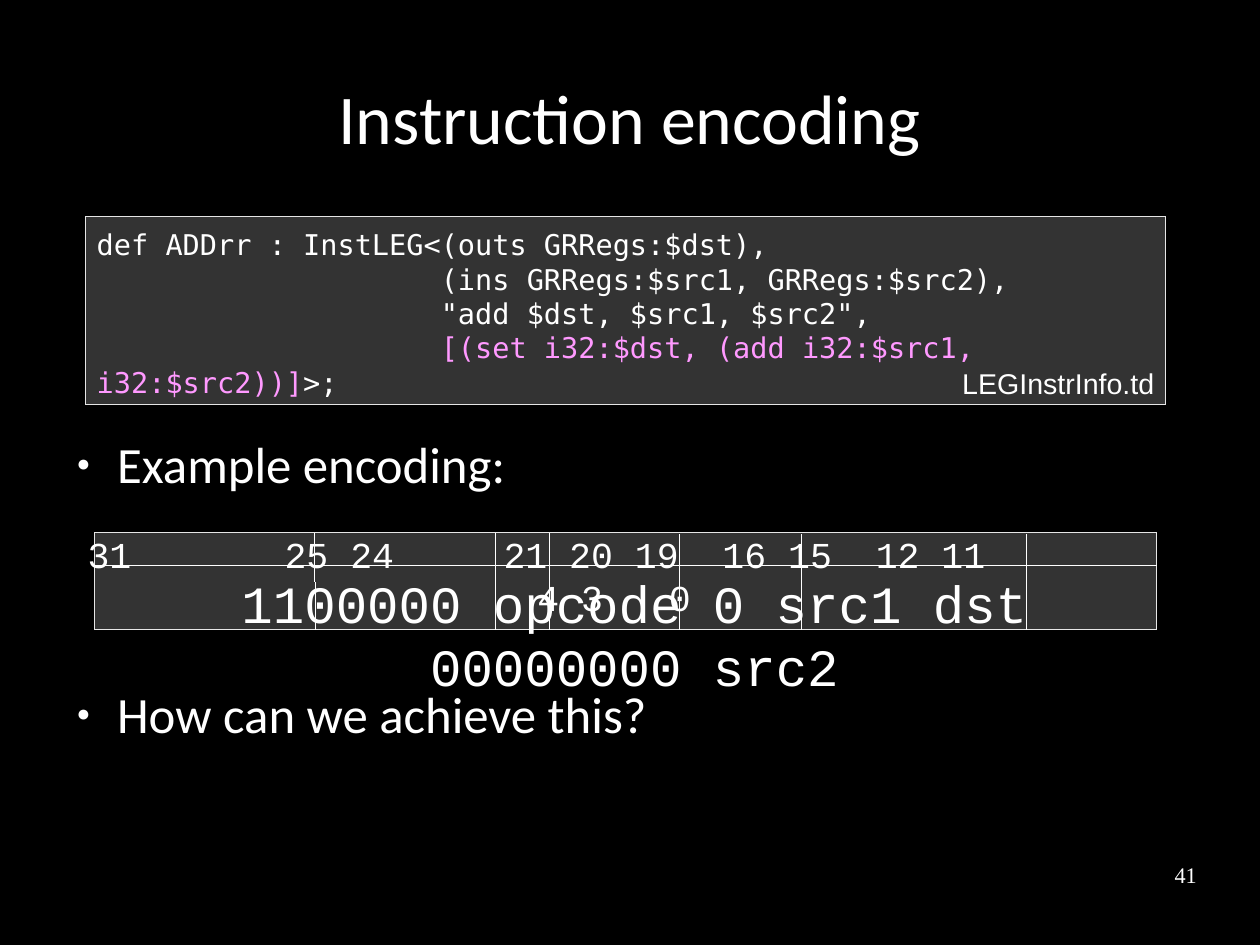
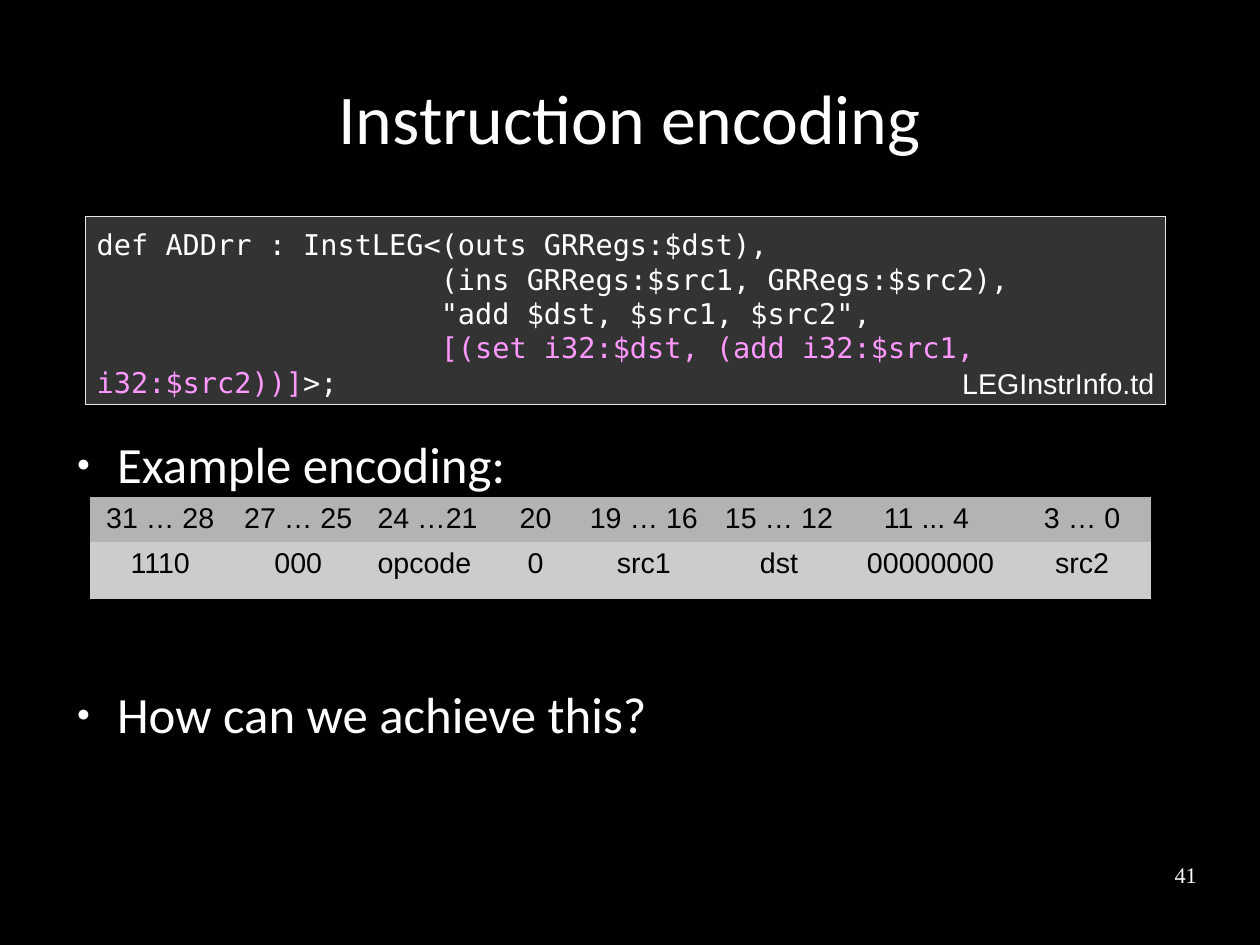
Before and after one commit to frasercrmck/llvm-leg, a slide deck: slide 41 of docs/Codeplay/Slides.odp. Drawn at 1260x945 pixels with LibreOffice and Linux fonts; fonts in the diff are those of the drawing. Boxes give left, top, right and bottom in pixels: in the first picture for what was removed or moved away, otherwise in the second. Text is boxed around its words. In the diff, an @@ line names an element or a change of style, - is before the commit and + after.

Commit message:
Recreated the encoding table.

```diff
--- a/docs/Codeplay/Slides.odp
+++ b/docs/Codeplay/Slides.odp
@@ table added at box(90, 496, 1151, 599), 2 rows, 8 columns @@
+31 … 28 | 27 … 25 | 24 …21 | 20 | 19 … 16 | 15 … 12 | 11 ... 4 | 3 … 0
+1110 | 000 | opcode | 0 | src1 | dst | 00000000 | src2
@@ rectangle removed at box(95, 533, 1157, 630) @@
@@ line removed from (316, 534) to (316, 630) @@
@@ line removed from (495, 534) to (495, 630) @@
@@ line removed from (549, 534) to (549, 630) @@
@@ line removed from (680, 534) to (680, 630) @@
@@ line removed from (802, 534) to (802, 630) @@
@@ line removed from (1027, 534) to (1027, 630) @@
@@ text removed at box(88, 542, 985, 621) @@
-31 25 24 21 20 19 16 15 12 11 4 3 0
@@ line removed from (95, 566) to (1157, 566) @@
@@ text removed at box(430, 585, 1027, 701) @@
-1100000 opcode 0 src1 dst 00000000 src2
```
